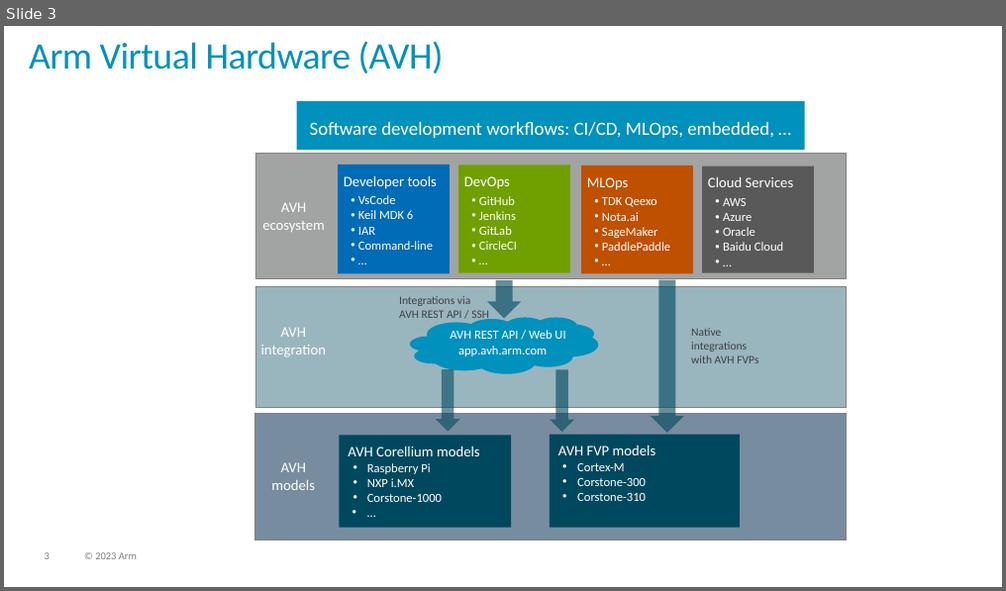
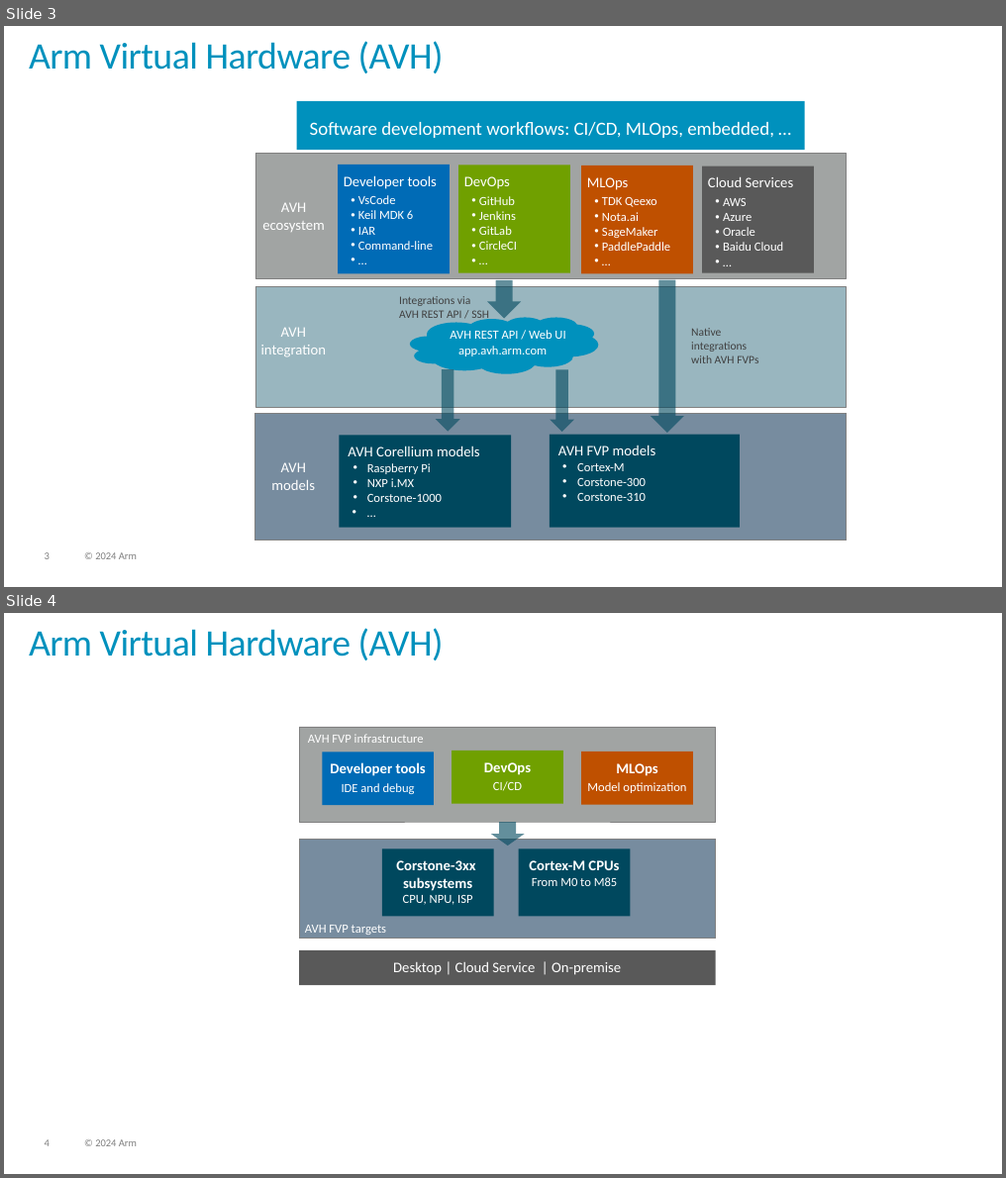
Before and after one commit to ARM-software/AVH, a slide deck: DoxyGen/overview/src/images/img_src.pptx. Shown one above the other, each under a label of ours: slide 3 before the commit, slides 3 and 4 after it. The pictures are 1006x591 and 1006x1178 pixels, drawn with LibreOffice and Linux fonts; fonts in the diff are those of the drawing; background and template pictures are left out. Boxes give left, top, right and bottom in pixels: in the first picture for what was removed or moved away, otherwise in the second. Text is boxed around its words. In the diff, an @@ line names an element or a change of style, - is before the commit and + after.

```diff
--- a/DoxyGen/overview/src/images/img_src.pptx
+++ b/DoxyGen/overview/src/images/img_src.pptx
@@ slide 4 added at [4, 613, 1002, 1174], background #FFFFFF; not listed: 2 template elements that a slide beside it also shows @@
@@ title added at [29, 628, 444, 661], 36 pt, text #0091BD @@
+Arm Virtual Hardware (AVH)
@@ rectangle added at [299, 727, 715, 822], fill #A1A4A3, outline #808080 0.75 pt @@
@@ text added at [308, 734, 424, 743], 12 pt, text #FFFFFF @@
+AVH FVP infrastructure
@@ rectangle added at [322, 753, 434, 805], fill #006BB6, 14 pt, text #FFFFFF, bold @@
+Developer tools
+IDE and debug
@@ rectangle added at [451, 751, 563, 804], fill #70A000, 14 pt, text #FFFFFF, bold @@
+DevOps
+CI/CD
@@ rectangle added at [581, 752, 693, 805], fill #BF5000, 12 pt, text #FFFFFF @@
+MLOps
+Model optimization
@@ rectangle added at [299, 839, 715, 939], fill #778C9F, outline #808080 0.75 pt @@
@@ rectangle added at [382, 849, 494, 916], fill #00485E, 14 pt, text #FFFFFF, bold @@
+Corstone-3xx
+subsystems
+CPU, NPU, ISP
@@ down arrow added at [491, 822, 525, 846], fill #00485E at 61% opacity @@
@@ rectangle added at [519, 849, 630, 916], fill #00485E, 14 pt, text #FFFFFF, bold @@
+Cortex-M CPUs
+From M0 to M85
@@ text added at [305, 925, 386, 935], 12 pt, text #FFFFFF @@
+AVH FVP targets
@@ rectangle added at [299, 951, 715, 986], fill #595959, 14 pt, text #FFFFFF @@
+Desktop | Cloud Service | On-premise
@@ slide 3 changed as well @@
@@ text at [95, 553, 137, 560]: text changed @@
-© 2023 Arm
+© 2024 Arm
```
Also in this commit, not shown: 30 other slides changed, 3 other files.
